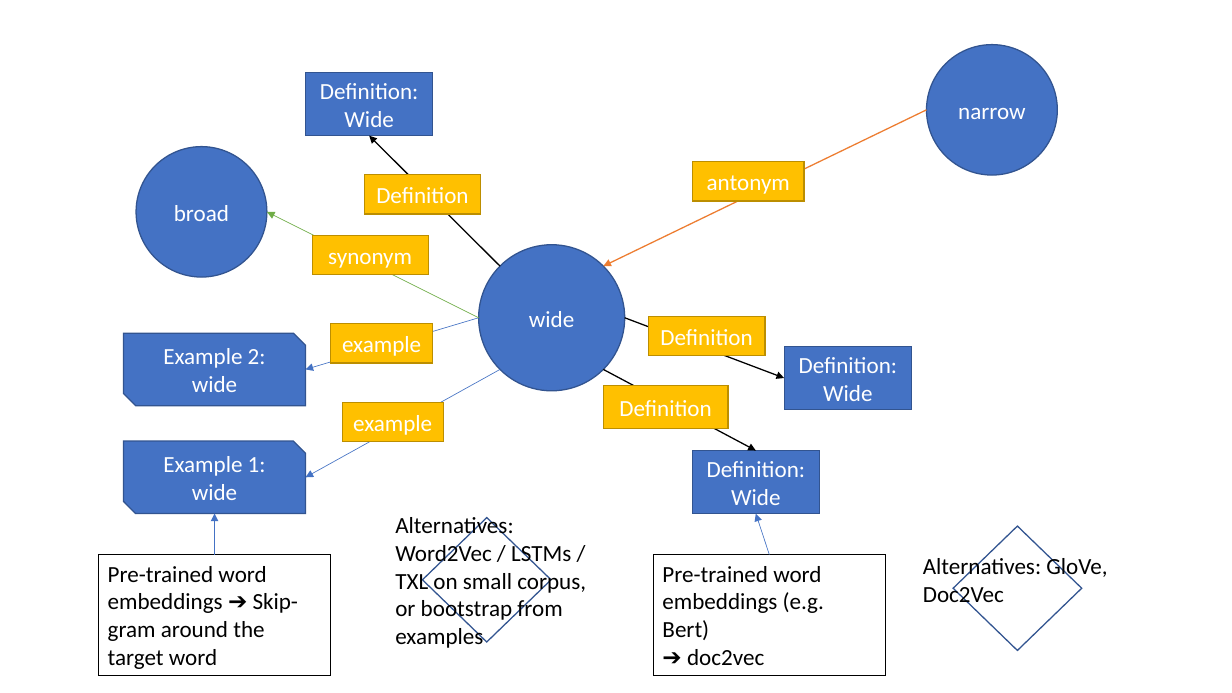
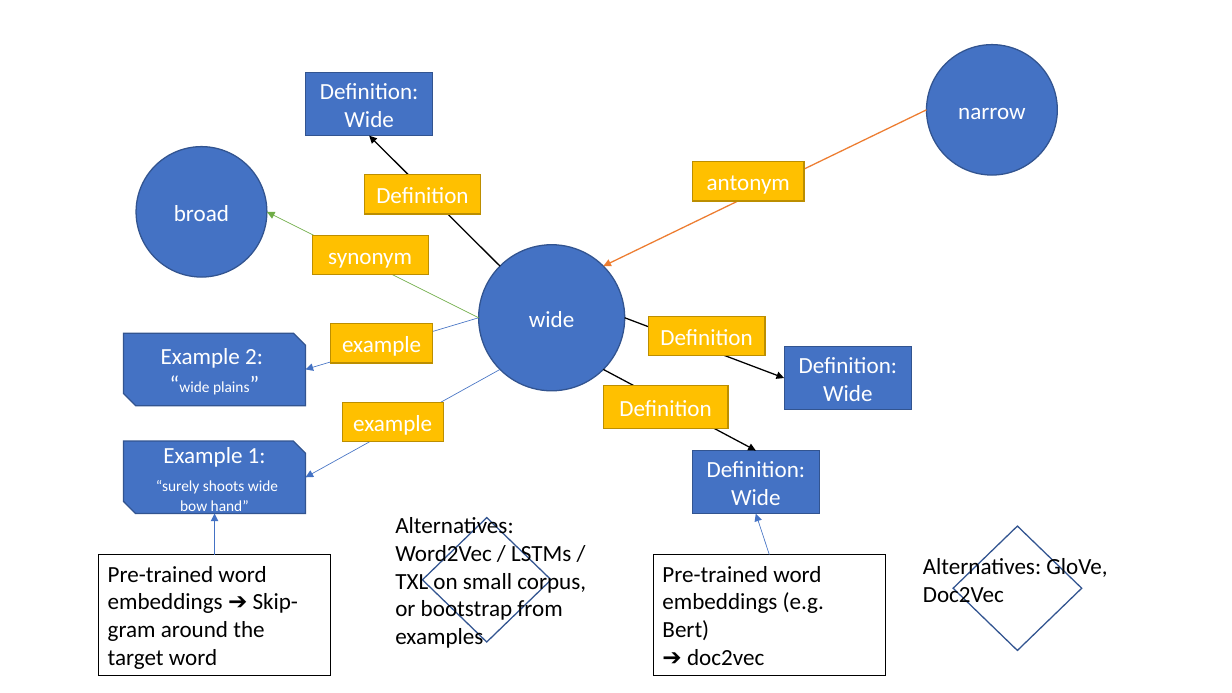
Before and after one commit to AndreaLK3/Multi-sense-LM, a slide deck: slide 2 of Plan_Task1.pptx (slide 1 before the commit). Drawn at 1232x693 pixels with LibreOffice and Linux fonts; fonts in the diff are those of the drawing. Boxes give left, top, right and bottom in pixels: in the first picture for what was removed or moved away, otherwise in the second. Text is boxed around its words. In the diff, an @@ line names an element or a change of style, - is before the commit and + after.

```diff
--- a/Plan_Task1.pptx
+++ b/Plan_Task1.pptx
@@ text in snip diag rect at (x1=161, y1=348, x2=263, y2=395): text changed @@
-Example 2: wide
+Example 2:
+“wide plains”
@@ text in snip diag rect at (x1=156, y1=447, x2=278, y2=516): text changed; size 18 to 12 pt @@
-Example 1: wide
+Example 1:
+“surely shoots wide bow hand”
```
Also in this commit, not shown: 1 slide added, 5 other files.
